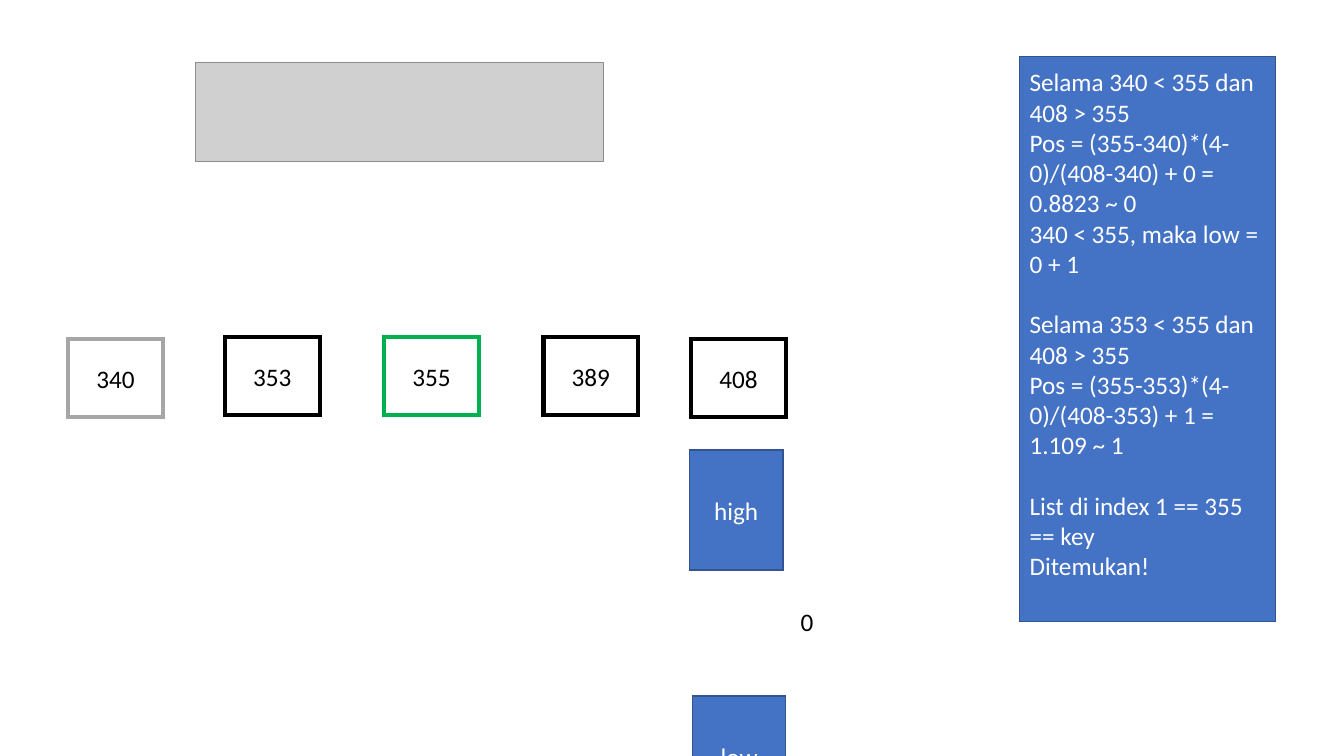
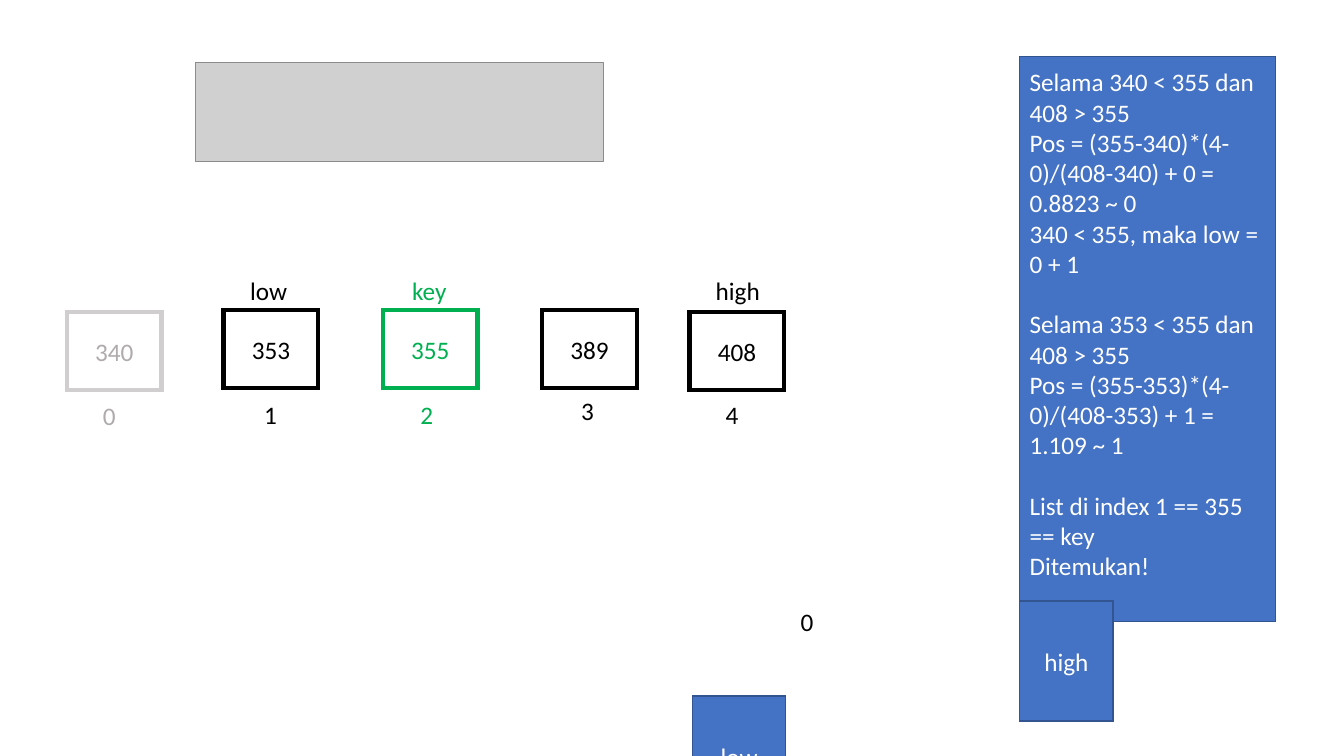
Before and after one commit to Azkina1123/UTS, a slide deck: slide 3 of Sumber/Ilustrasi Interpolation.pptx. Drawn at 1344x756 pixels with LibreOffice and Linux fonts; fonts in the diff are those of the drawing; grey boxes stand for pictures. Boxes give left, top, right and bottom in pixels: in the first picture for what was removed or moved away, otherwise in the second. Text is boxed around its words. In the diff, an @@ line names an element or a change of style, - is before the commit and + after.

```diff
--- a/Sumber/Ilustrasi Interpolation.pptx
+++ b/Sumber/Ilustrasi Interpolation.pptx
@@ text added at <box>250,282,287,300</box>, 18 pt, text #000000 @@
+low
@@ text added at <box>412,282,446,304</box>, 18 pt, text #00B050 @@
+key
@@ text added at <box>716,282,760,305</box>, 18 pt, text #000000 @@
+high
@@ rectangle "340" at <box>67,313,161,390</box>: text colour #000000 to #AFABAB; outline #A6A6A6 3 pt to #D0CECE 3 pt @@
@@ rectangle "355" at <box>383,311,478,388</box>: text colour #000000 to #00B050 @@
@@ 5 rectangles: place and size @@
-5 rectangles at <box>69,337,786,416</box>
+5 rectangles at <box>67,311,784,390</box>
@@ text added at <box>103,409,116,425</box>, 18 pt, text #AFABAB @@
+0
@@ text added at <box>264,407,277,424</box>, 18 pt, text #000000 @@
+1
@@ text added at <box>420,407,433,424</box>, 18 pt, text #00B050 @@
+2
@@ text added at <box>581,403,594,420</box>, 18 pt, text #000000 @@
+3
@@ text added at <box>726,407,739,424</box>, 18 pt, text #000000 @@
+4
@@ rectangle "high": place and size @@
-rectangle "high" at <box>690,450,783,570</box>
+rectangle "high" at <box>1020,601,1114,721</box>
```
Also in this commit, not shown: 2 other slides changed, 3 other files.
